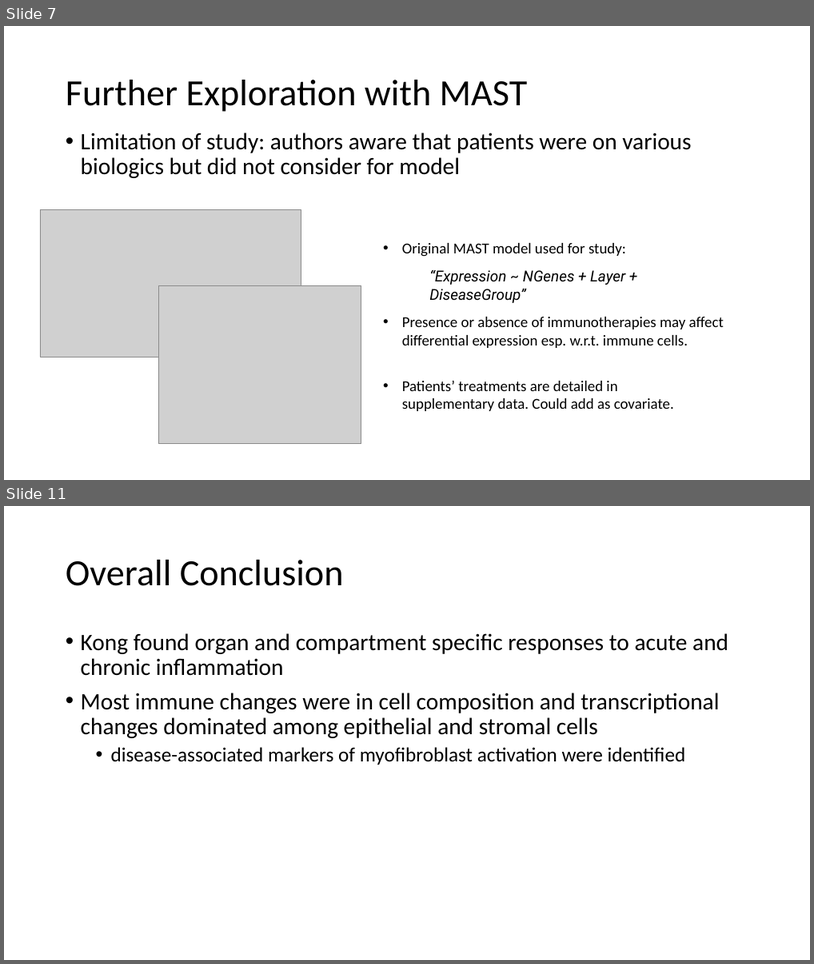
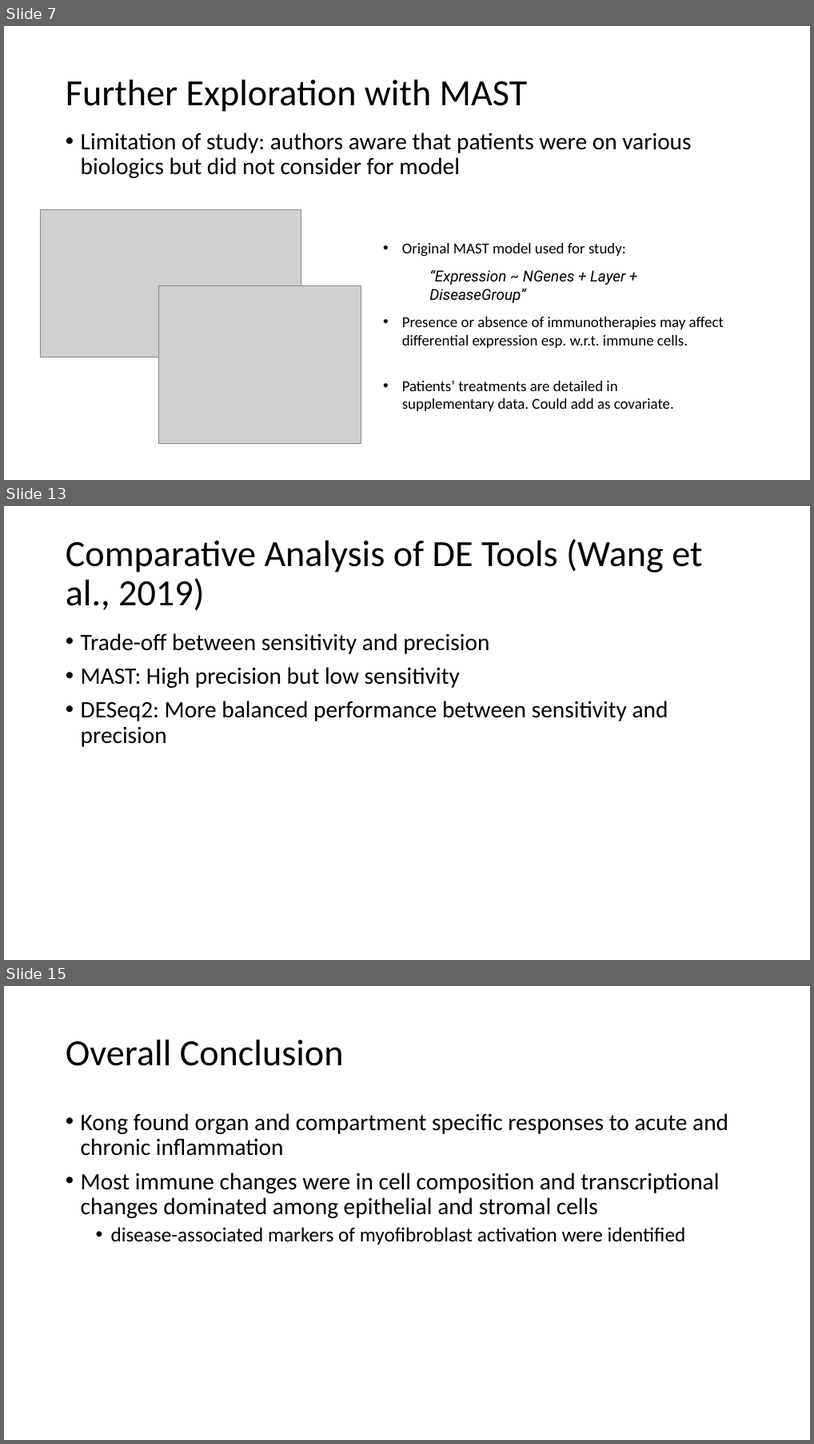
Before and after one commit to anthonylopes54/CPSC-445, a slide deck: cpsc445Presentation.pptx. Shown one above the other, each under a label of ours: slides 7 and 11 before the commit, slides 7, 13 and 15 after it; the slides between them are not shown. The pictures are 814x964 and 814x1444 pixels, drawn with LibreOffice and Linux fonts; fonts in the diff are those of the drawing; grey boxes stand for pictures; background and template pictures are left out. Boxes give left, top, right and bottom in pixels: in the first picture for what was removed or moved away, otherwise in the second. Text is boxed around its words. In the diff, an @@ line names an element or a change of style, - is before the commit and + after.

```diff
--- a/cpsc445Presentation.pptx
+++ b/cpsc445Presentation.pptx
@@ slide 13 added at box(4, 506, 810, 960), background #FFFFFF @@
@@ title added at box(66, 539, 702, 610), 44 pt, text #000000 @@
+Comparative Analysis of DE Tools (Wang et al., 2019)
@@ text added at box(81, 633, 669, 747), 28 pt, text #000000 @@
+• Trade-off between sensitivity and precision
+• MAST: High precision but low sensitivity
+• DESeq2: More balanced performance between sensitivity and precision
@@ what was slide 11 is now slide 15 @@
```
Also in this commit, not shown: 3 slides changed, 3 other slides added.
